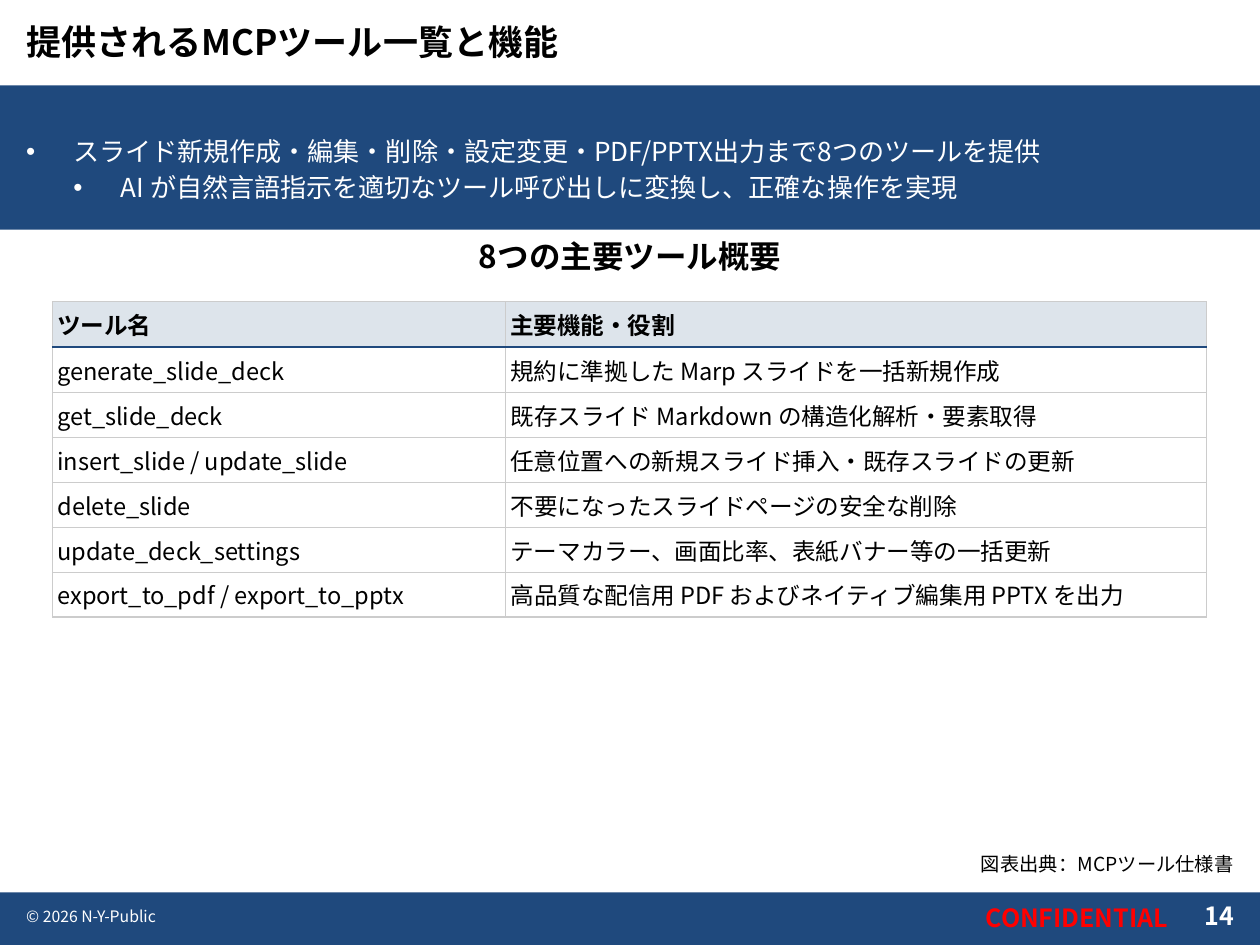
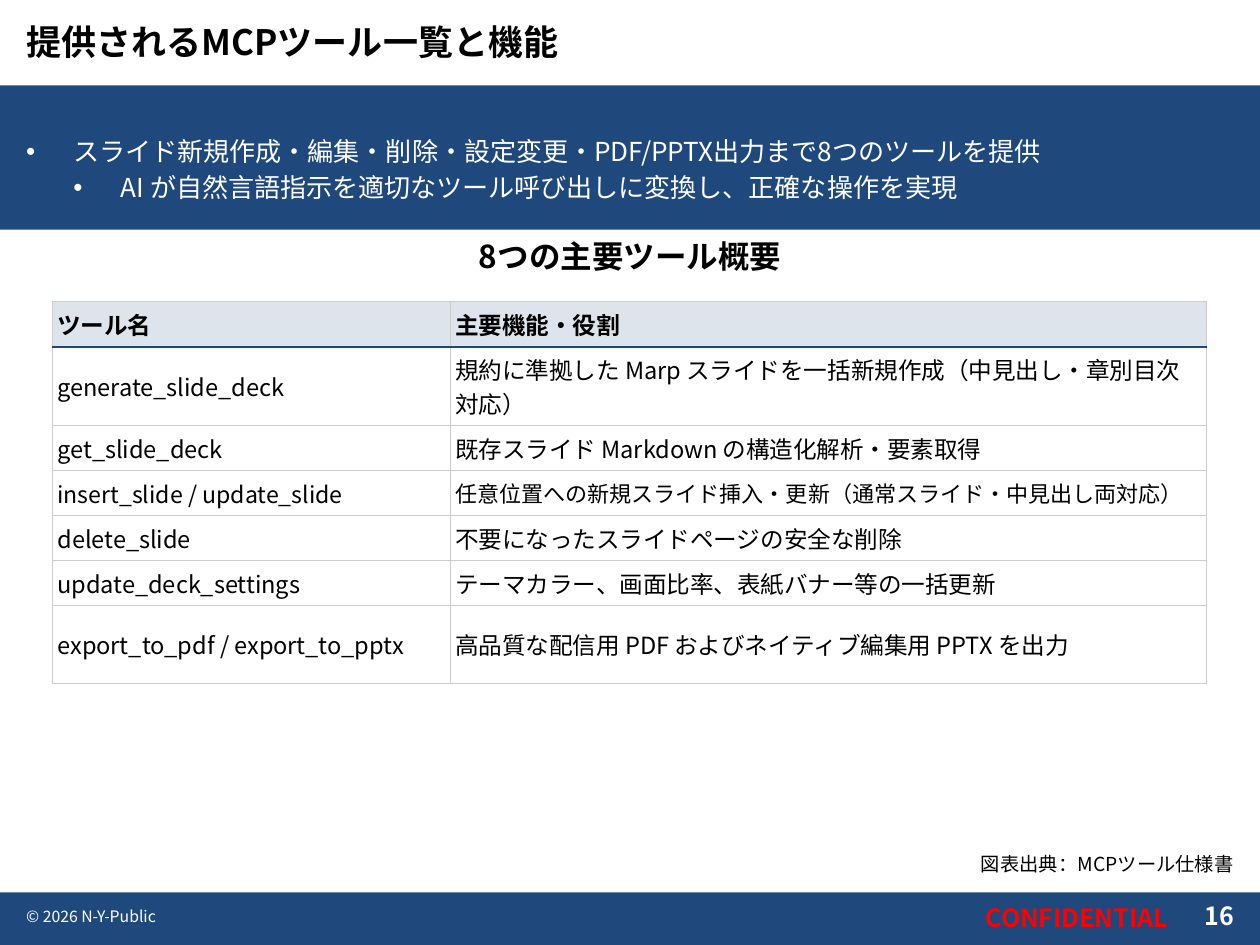
Before and after one commit to N-Y-Public/marp-slide-mcp, a slide deck: slide 16 of slides/D01-000001_Marpの使い方/D01-000001_Marpの使い方.pptx (slide 14 before the commit). Drawn at 1260x945 pixels with LibreOffice and Linux fonts; fonts in the diff are those of the drawing; background and template pictures are left out. Boxes give left, top, right and bottom in pixels: in the first picture for what was removed or moved away, otherwise in the second. Text is boxed around its words. In the diff, an @@ line names an element or a change of style, - is before the commit and + after.

```diff
--- a/slides/D01-000001_Marpの使い方/D01-000001_Marpの使い方.pptx
+++ b/slides/D01-000001_Marpの使い方/D01-000001_Marpの使い方.pptx
@@ table at [53,302,1207,685] @@
-row 2, column 2: 規約に準拠した Marp スライドを一括新規作成
+row 2, column 2: 規約に準拠した Marp スライドを一括新規作成（中見出し・章別目次対応）
-row 4, column 2: 任意位置への新規スライド挿入・既存スライドの更新
+row 4, column 2: 任意位置への新規スライド挿入・更新（通常スライド・中見出し両対応）
@@ size 13.5 to 13.1 pt in "insert_slide / update_slide" @@
@@ page number at [1204,906,1233,926]: text changed @@
-14
+16
```
Also in this commit, not shown: 3 other slides changed, 2 slides added, 25 other files.
